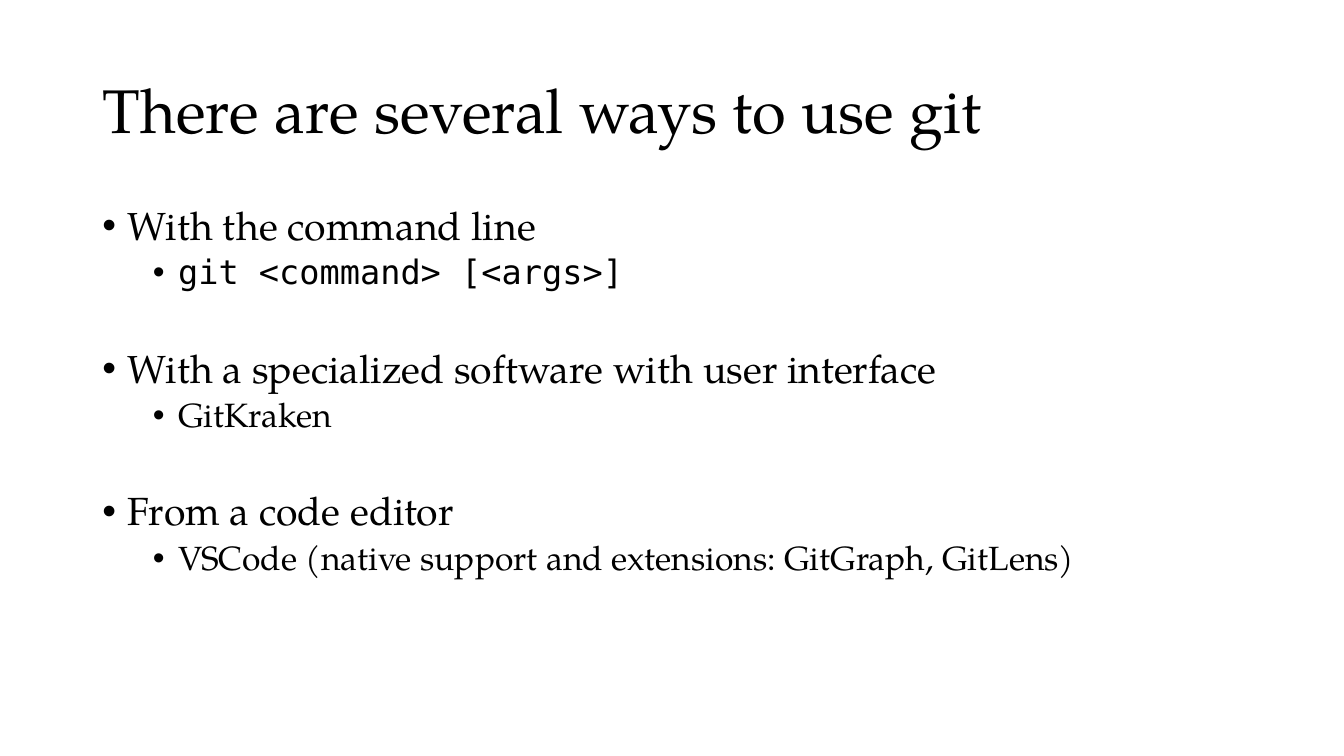
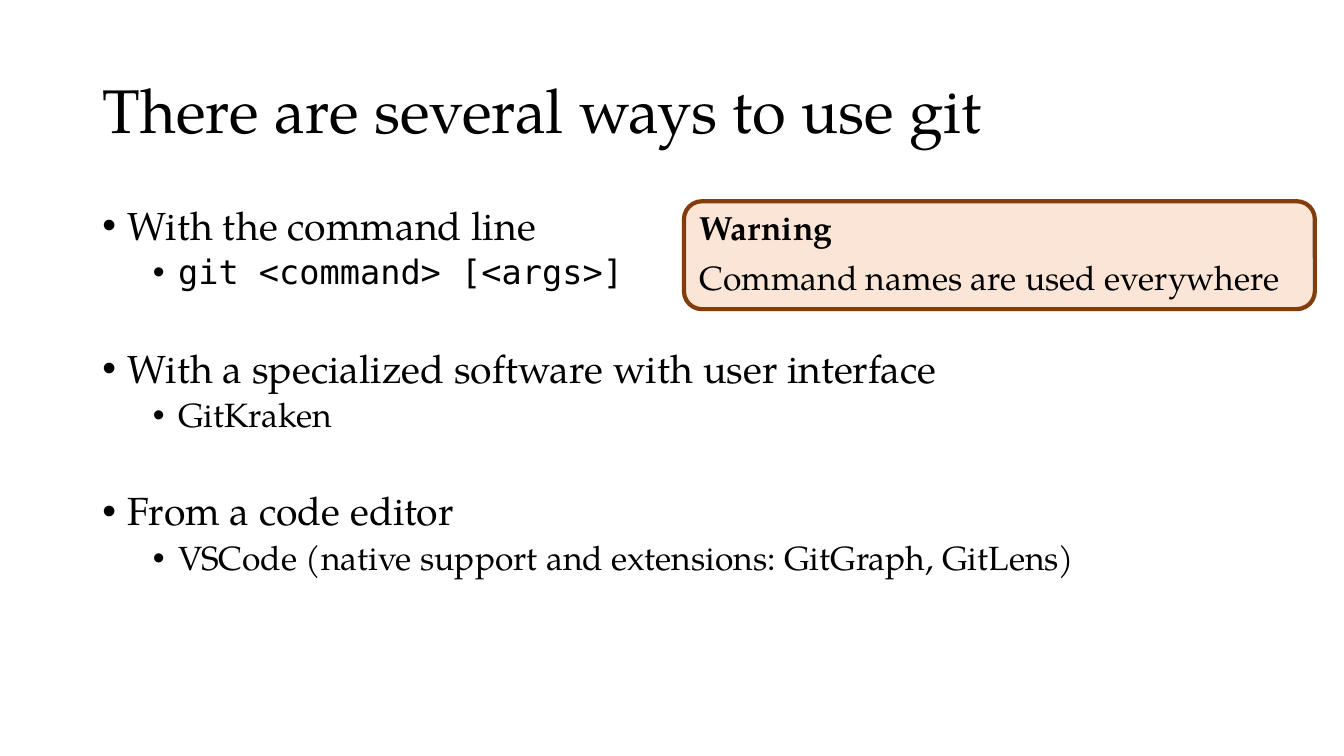
Before and after one commit to Kolaru/GitEssentials, a slide deck: slide 9 of git_workshop.pptx (slide 7 before the commit). Drawn at 1344x756 pixels with LibreOffice and Linux fonts; fonts in the diff are those of the drawing. Boxes give left, top, right and bottom in pixels: in the first picture for what was removed or moved away, otherwise in the second. Text is boxed around its words. In the diff, an @@ line names an element or a change of style, - is before the commit and + after.

```diff
--- a/git_workshop.pptx
+++ b/git_workshop.pptx
@@ rounded rectangle added at (684,202,1315,310), fill #FBE5D6, outline #843C0B 3 pt, 24 pt, text #000000 @@
+Warning
+Command names are used everywhere
```
Also in this commit, not shown: 7 other slides changed, 1 slide added.
